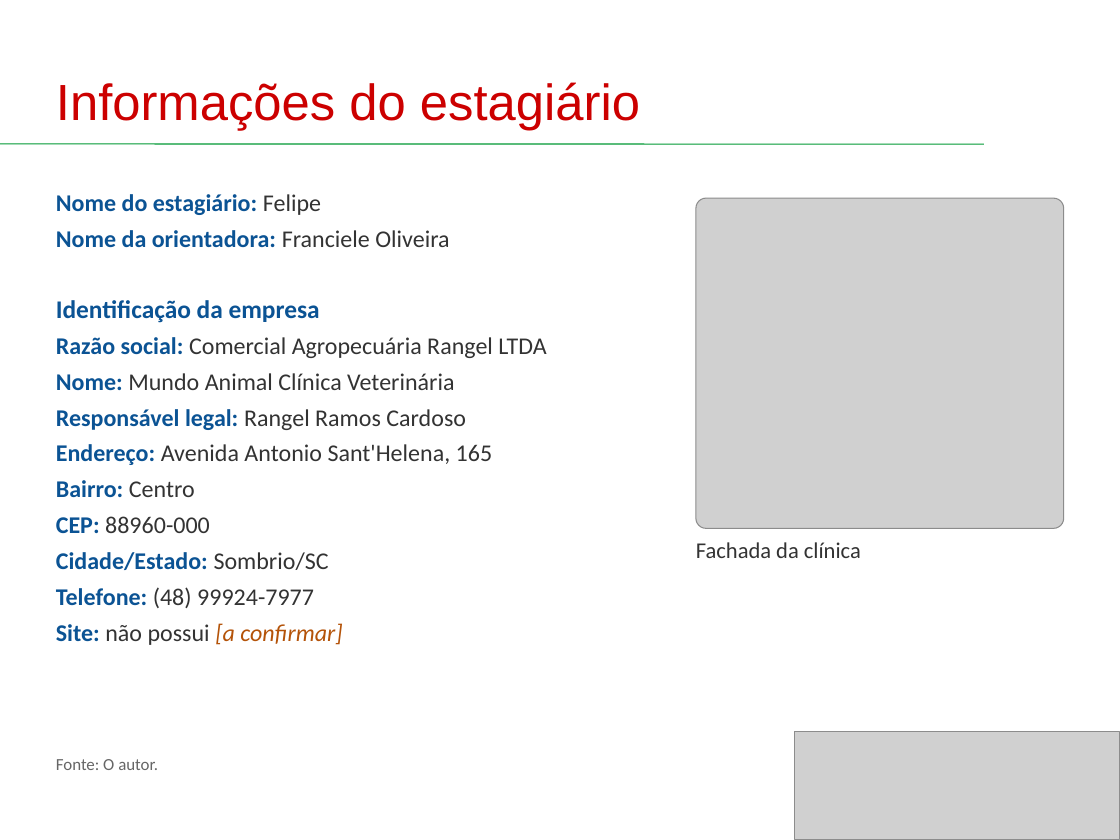
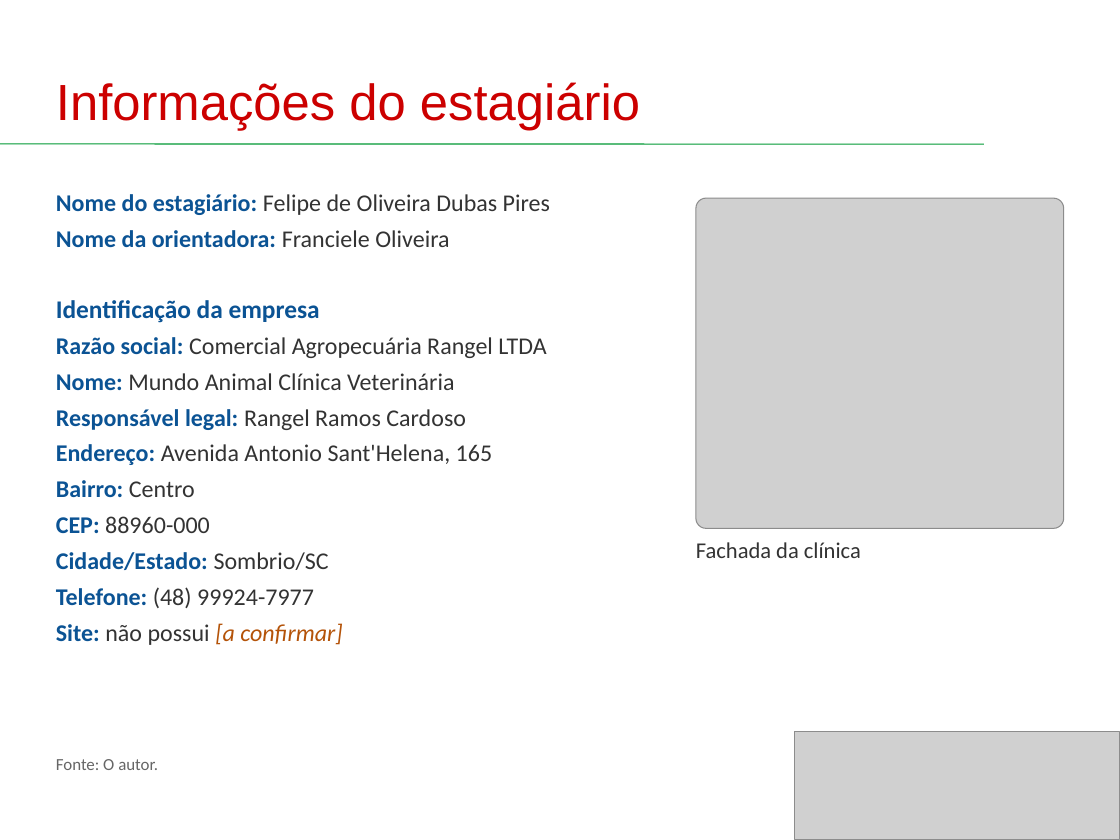
Before and after one commit to lipedubas-tech/MK, a slide deck: slide 2 of estagio/apresentacao/Defesa-de-Estagio-Felipe.pptx. Drawn at 1120x840 pixels with LibreOffice and Linux fonts; fonts in the diff are those of the drawing; grey boxes stand for pictures; background and template pictures are left out. Boxes give left, top, right and bottom in pixels: in the first picture for what was removed or moved away, otherwise in the second. Text is boxed around its words. In the diff, an @@ line names an element or a change of style, - is before the commit and + after.

```diff
--- a/estagio/apresentacao/Defesa-de-Estagio-Felipe.pptx
+++ b/estagio/apresentacao/Defesa-de-Estagio-Felipe.pptx
@@ text at box(56, 194, 550, 215): text changed; text colour #0B5394 to #333333; bold off @@
-Nome do estagiário: Felipe
+Nome do estagiário: Felipe de Oliveira Dubas Pires
```
Also in this commit, not shown: 1 other slide changed, 3 other files.
